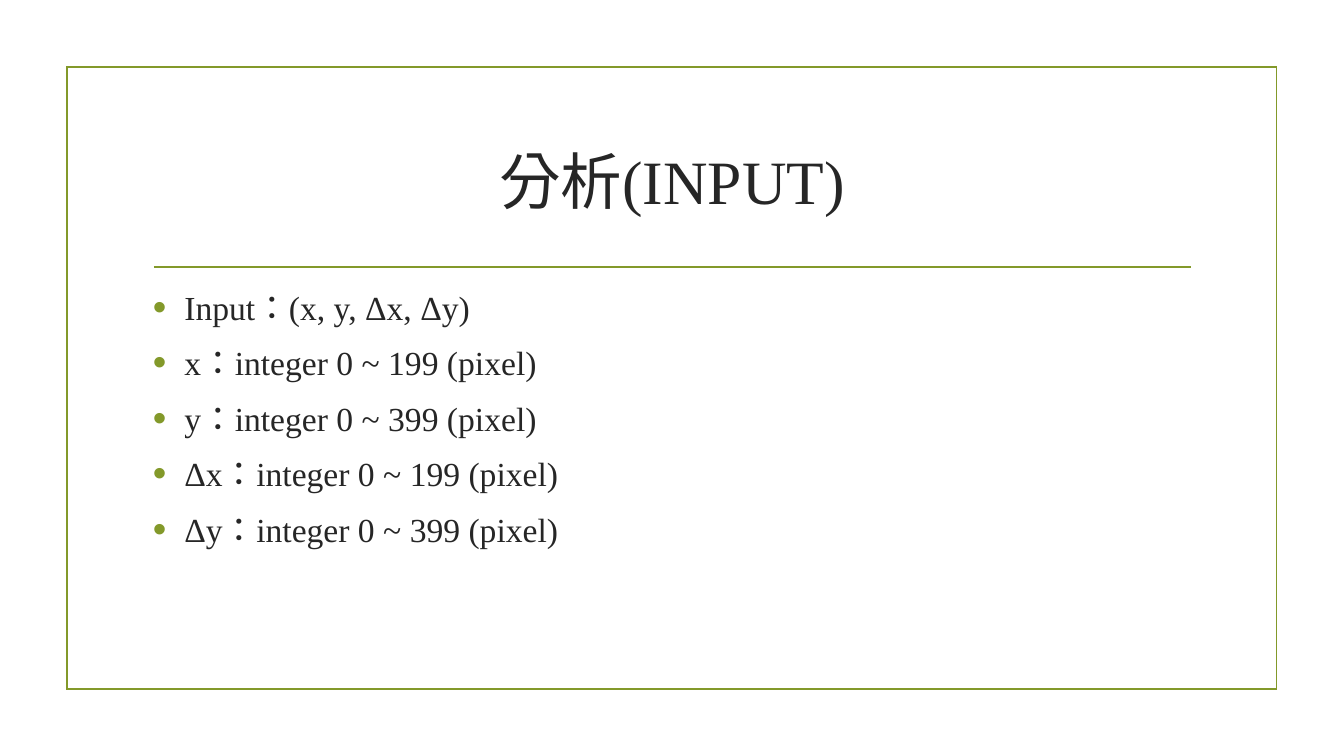
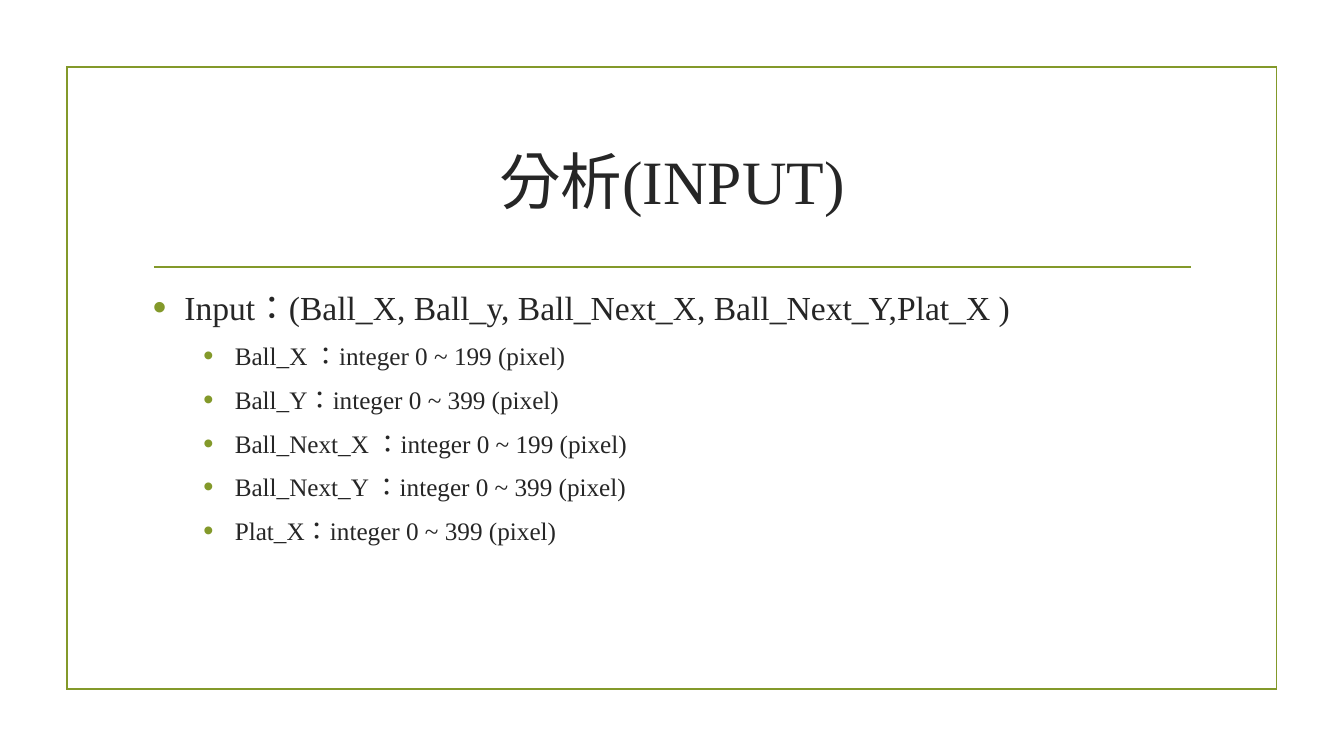
Before and after one commit to ErEcheLon/Mechine-Learning, a slide deck: slide 3 of Hw3/ML_P.pptx. Drawn at 1344x756 pixels with LibreOffice and Linux fonts; fonts in the diff are those of the drawing; background and template pictures are left out. Boxes give left, top, right and bottom in pixels: in the first picture for what was removed or moved away, otherwise in the second. Text is boxed around its words. In the diff, an @@ line names an element or a change of style, - is before the commit and + after.

```diff
--- a/Hw3/ML_P.pptx
+++ b/Hw3/ML_P.pptx
@@ text at bbox=[184, 296, 990, 546]: text changed; size 24 to 18 pt @@
-• Input：(x, y, Δx, Δy)
-• x：integer 0 ~ 199 (pixel)
-• y：integer 0 ~ 399 (pixel)
-• Δx：integer 0 ~ 199 (pixel)
-• Δy：integer 0 ~ 399 (pixel)
+• Input：(Ball_X, Ball_y, Ball_Next_X, Ball_Next_Y,Plat_X )
+  • Ball_X ：integer 0 ~ 199 (pixel)
+  • Ball_Y：integer 0 ~ 399 (pixel)
+  • Ball_Next_X ：integer 0 ~ 199 (pixel)
+  • Ball_Next_Y ：integer 0 ~ 399 (pixel)
+  • Plat_X：integer 0 ~ 399 (pixel)
```
Also in this commit, not shown: 2 other slides changed, 7 slides added, 1 other file.
